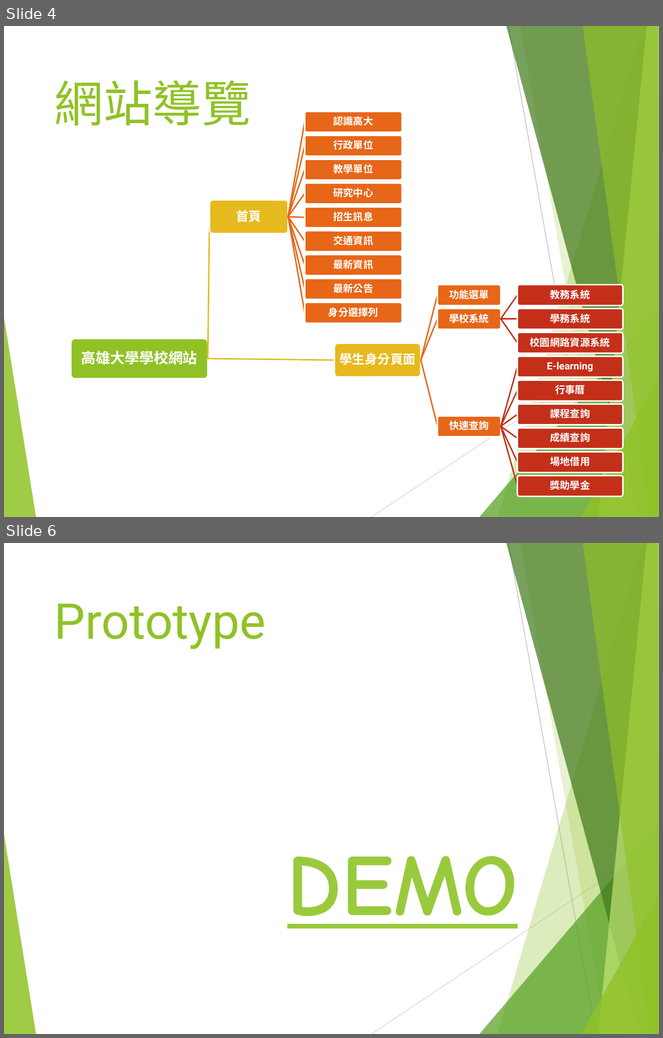
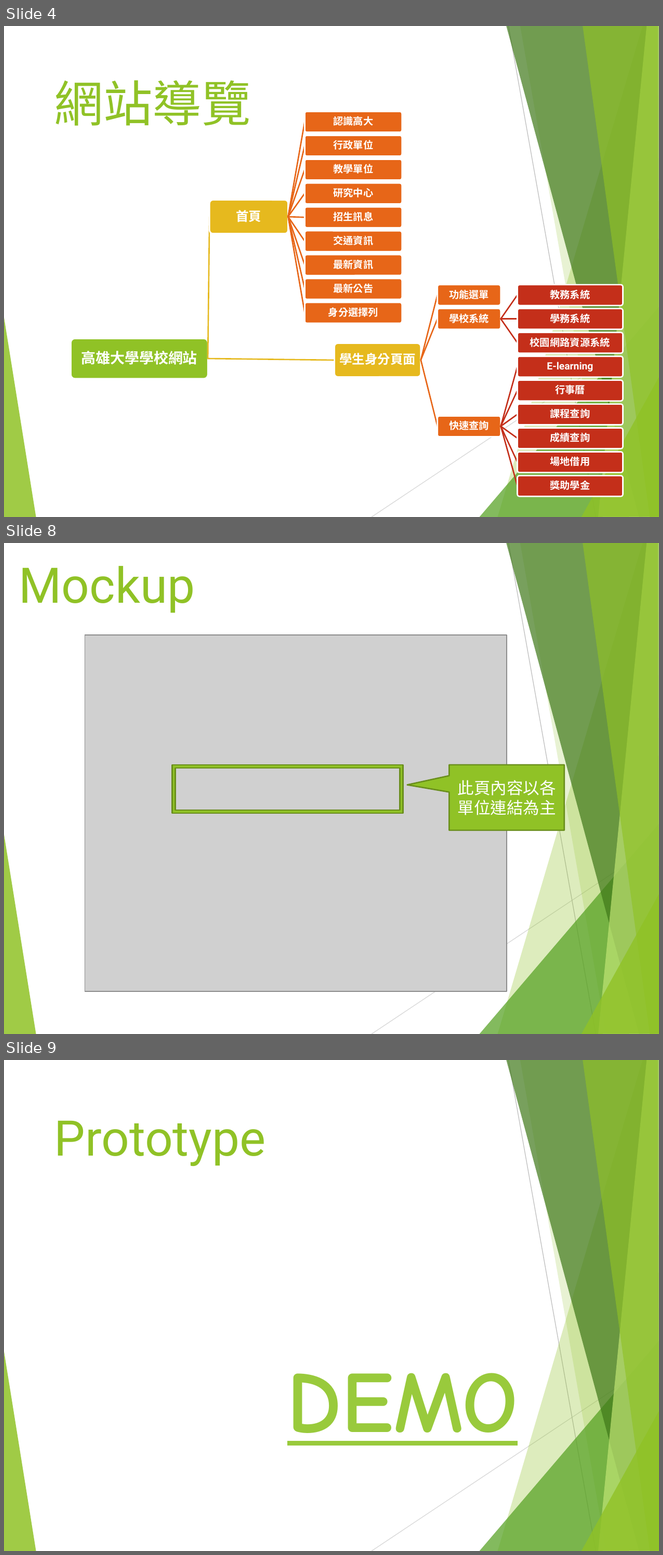
Before and after one commit to ag19930219/NUK, a slide deck: Web前端設計_第二組.pptx. Shown one above the other, each under a label of ours: slides 4 and 6 before the commit, slides 4, 8 and 9 after it; the slides between them are not shown. The pictures are 663x1038 and 663x1555 pixels, drawn with LibreOffice and Linux fonts; fonts in the diff are those of the drawing; grey boxes stand for pictures. Boxes give left, top, right and bottom in pixels: in the first picture for what was removed or moved away, otherwise in the second. Text is boxed around its words. In the diff, an @@ line names an element or a change of style, - is before the commit and + after.

```diff
--- a/Web前端設計_第二組.pptx
+++ b/Web前端設計_第二組.pptx
@@ slide 8 added at [4,543,659,1034], background #FFFFFF; not listed: 10 template elements that a slide beside it also shows @@
@@ title added at [19,566,195,613], 54 pt, text #90C226 @@
+Mockup
@@ picture added at [85,635,506,992] @@
@@ frame added at [172,765,403,813], fill #90C226, outline #6B901C 1.5 pt @@
@@ speech box added at [450,765,565,831], fill #90C226, outline #6B901C 1.5 pt, 18 pt, text #FFFFFF @@
+此頁內容以各單位連結為主
@@ what was slide 6 is now slide 9 @@
```
Also in this commit, not shown: 1 slide changed, 3 other slides added, 1 slide removed, 12 other files.
